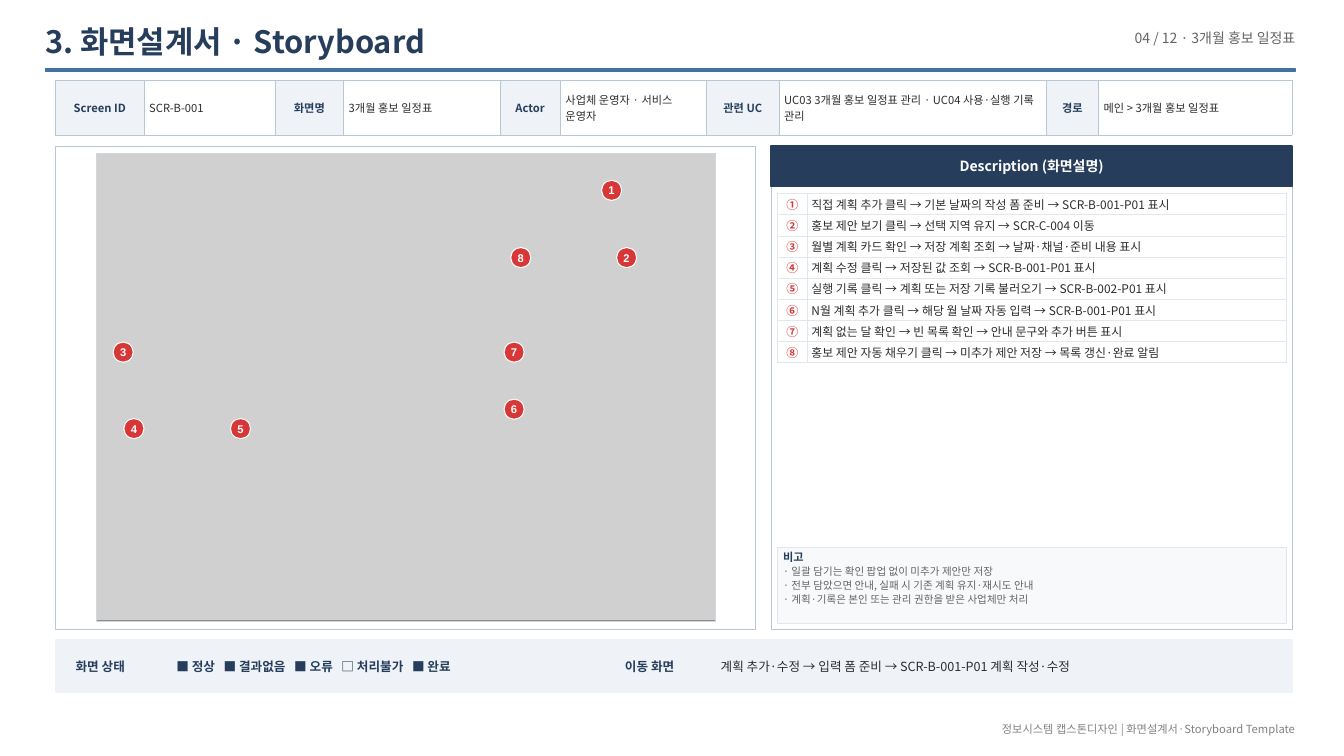
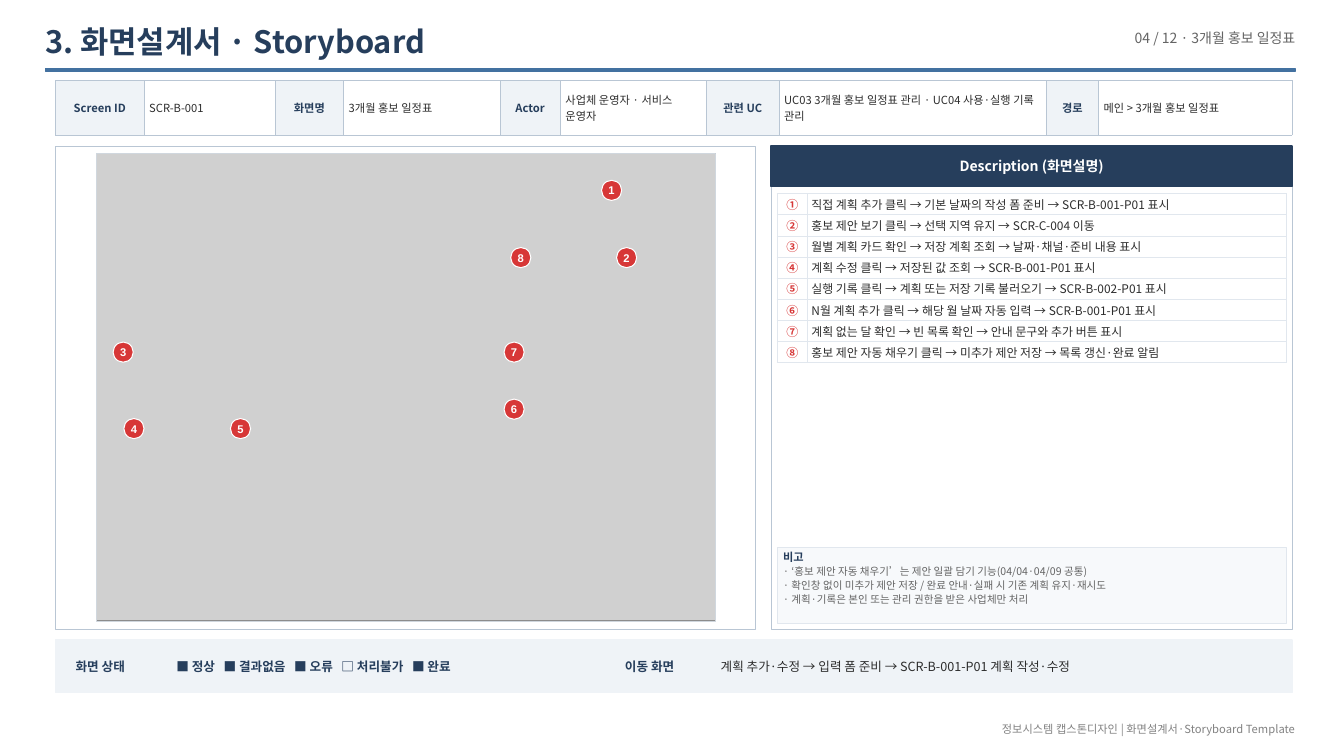
Before and after one commit to LSB-afk/-Information-Systems-Capstone-Design, a slide deck: slide 21 of 00_제출/Red 화면설계서_20261003.pptx. Drawn at 1344x756 pixels with LibreOffice and Linux fonts; fonts in the diff are those of the drawing; grey boxes stand for pictures. Boxes give left, top, right and bottom in pixels: in the first picture for what was removed or moved away, otherwise in the second. Text is boxed around its words. In the diff, an @@ line names an element or a change of style, - is before the commit and + after.

```diff
--- a/00_제출/Red 화면설계서_20261003.pptx
+++ b/00_제출/Red 화면설계서_20261003.pptx
@@ text at [791, 566, 1107, 590]: text changed @@
-· 일괄 담기는 확인 팝업 없이 미추가 제안만 저장
-· 전부 담았으면 안내, 실패 시 기존 계획 유지·재시도 안내
+· ‘홍보 제안 자동 채우기’는 제안 일괄 담기 기능(04/04·04/09 공통)
+· 확인창 없이 미추가 제안 저장 / 완료 안내·실패 시 기존 계획 유지·재시도
```
Also in this commit, not shown: 27 other slides changed, 7 other files.
